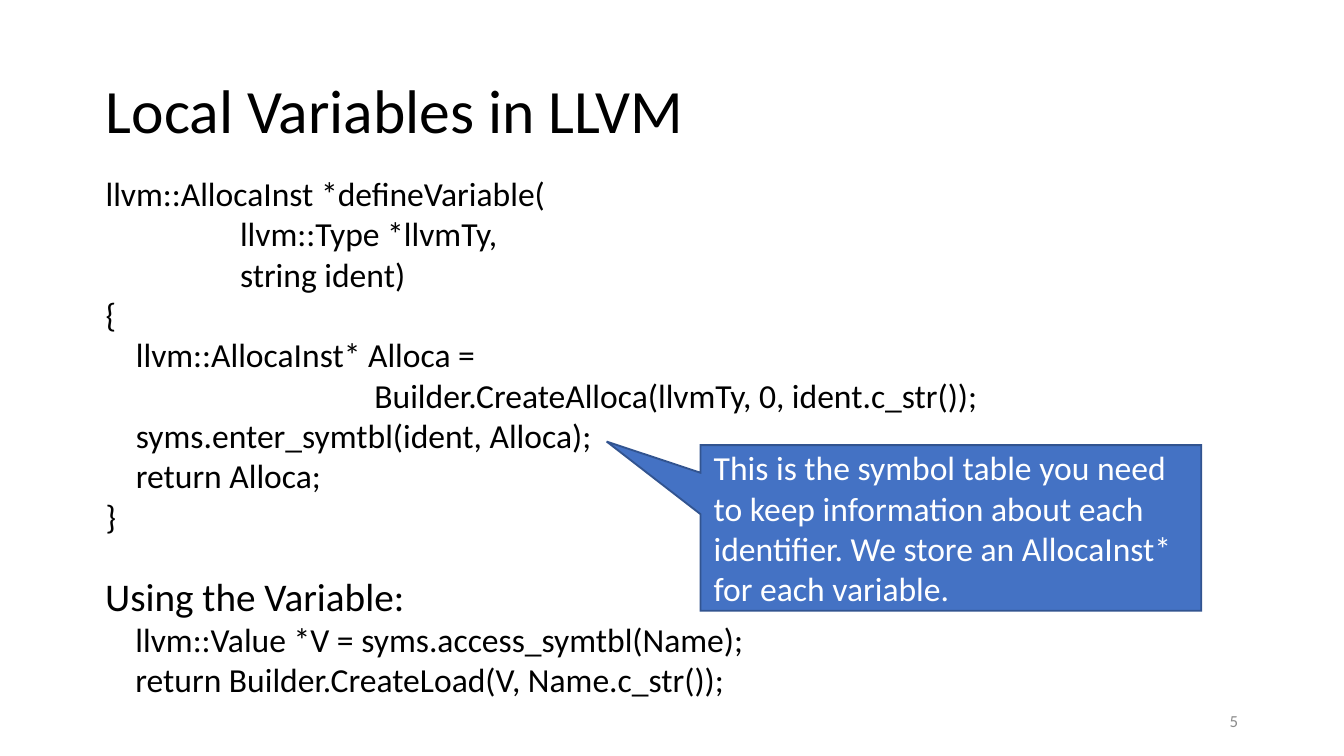
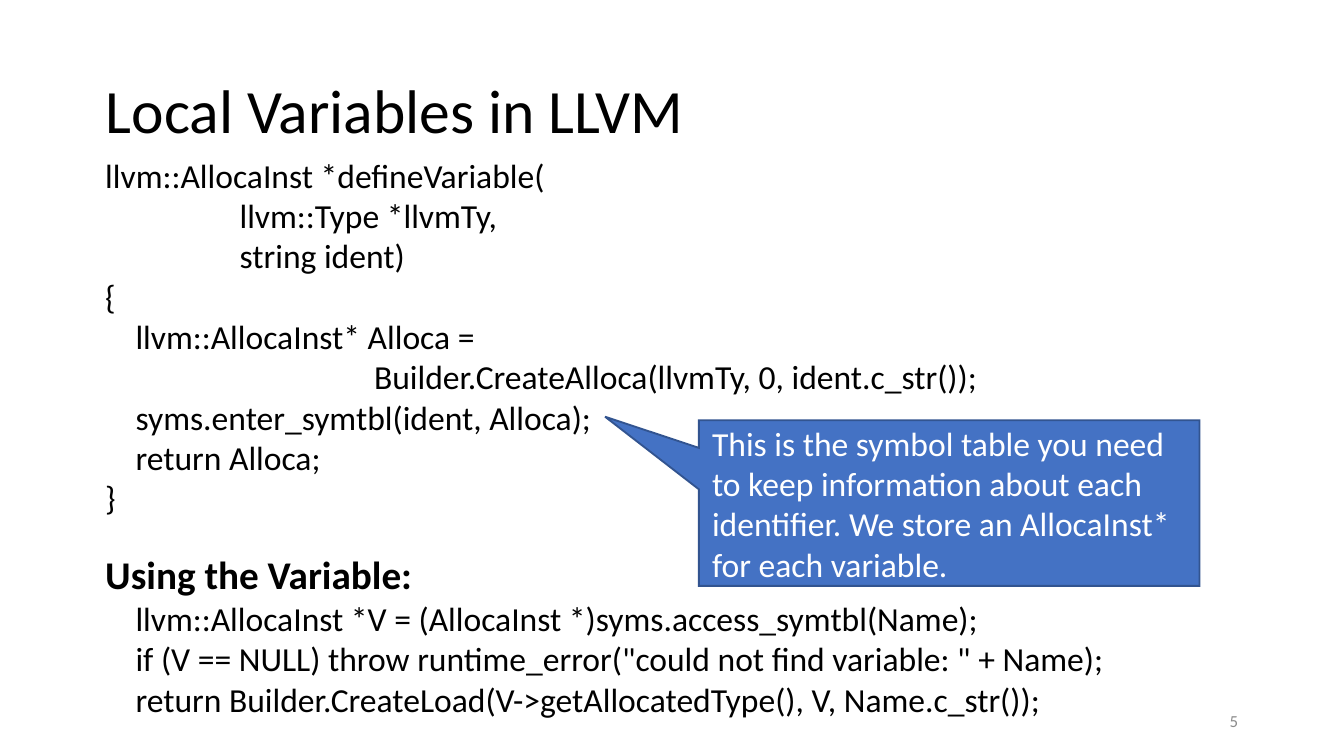
Before and after one commit to anoopsarkar/compilers-class, a slide deck: slide 5 of assets/ppt/codegen/decafLLVM.pptx. Drawn at 1344x756 pixels with LibreOffice and Linux fonts; fonts in the diff are those of the drawing. Boxes give left, top, right and bottom in pixels: in the first picture for what was removed or moved away, otherwise in the second. Text is boxed around its words. In the diff, an @@ line names an element or a change of style, - is before the commit and + after.

Commit message:
update llvm instructions

```diff
--- a/assets/ppt/codegen/decafLLVM.pptx
+++ b/assets/ppt/codegen/decafLLVM.pptx
@@ text "llvm::AllocaInst *defineVariable(": place and size @@
-text "llvm::AllocaInst *defineVariable(" at <box>106,181,977,492</box>
+text "llvm::AllocaInst *defineVariable(" at <box>105,163,977,474</box>
@@ speech box "This is the symbol table ...": place and size @@
-speech box "This is the symbol table ..." at <box>700,445,1202,610</box>
+speech box "This is the symbol table ..." at <box>699,421,1200,586</box>
@@ text "Using the Variable:": place and size @@
-text "Using the Variable:" at <box>105,583,743,697</box>
+text "Using the Variable:" at <box>105,561,1103,718</box>
@@ text at <box>105,561,412,596</box>: bold on in "Using the Variable:" @@
@@ text at <box>136,606,1103,718</box>: text changed @@
-llvm::Value *V = syms.access_symtbl(Name);
-return Builder.CreateLoad(V, Name.c_str());
+llvm::AllocaInst *V = (AllocaInst *)syms.access_symtbl(Name);
+if (V == NULL) throw runtime_error("could not find variable: " + Name);
+return Builder.CreateLoad(V->getAllocatedType(), V, Name.c_str());
```
Also in this commit, not shown: 1 other slide changed, 1 other file.
